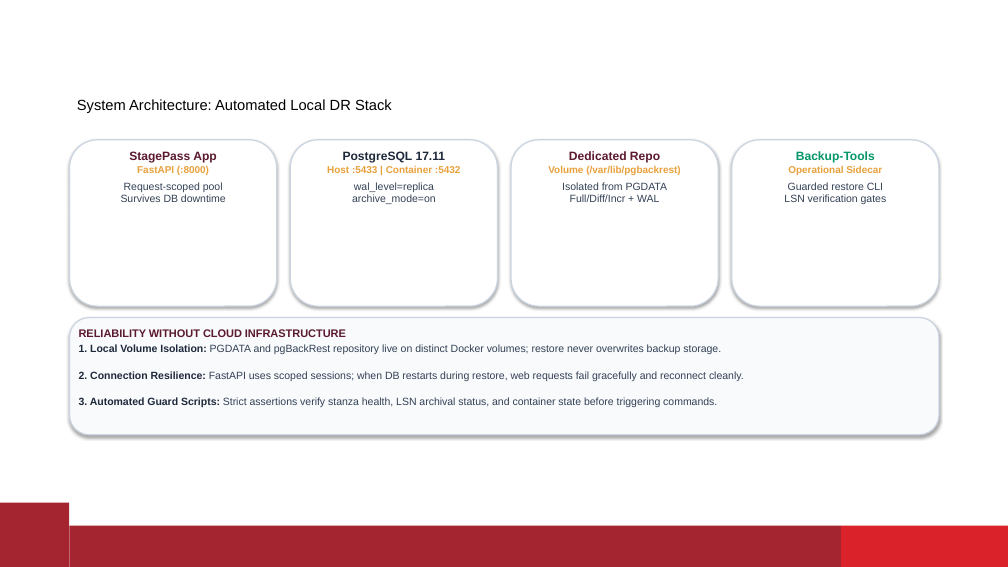
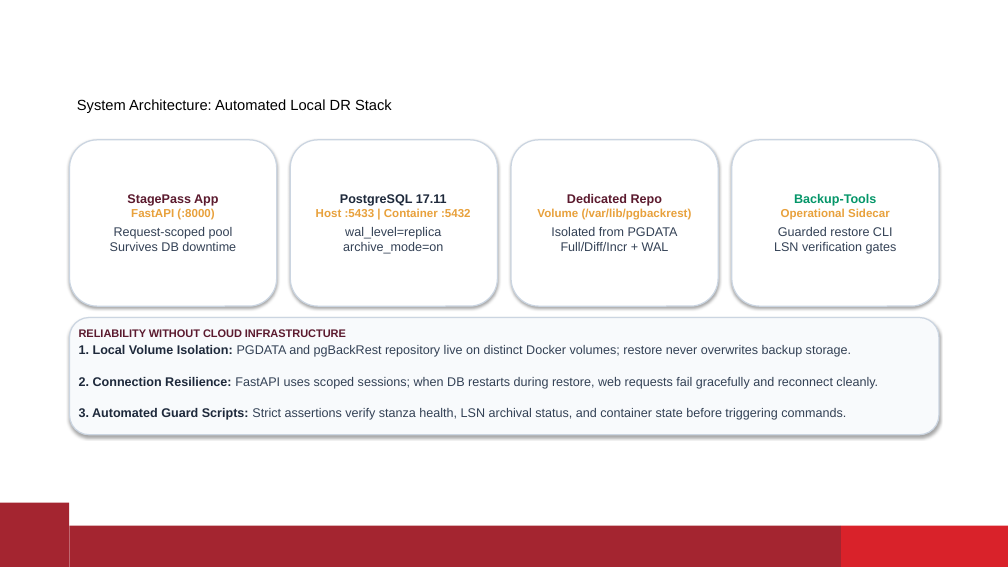
Before and after one commit to Aaryan-Sharma-5/devops_ia, a slide deck: slide 6 of docs/pgbackrest_ia_presentation.pptx. Drawn at 1008x567 pixels with LibreOffice and Linux fonts; fonts in the diff are those of the drawing; background and template pictures are left out. Boxes give left, top, right and bottom in pixels: in the first picture for what was removed or moved away, otherwise in the second. Text is boxed around its words. In the diff, an @@ line names an element or a change of style, - is before the commit and + after.

Commit message:
feat: add pgbackrest case study presentation, report, benchmark results, and build scripts

```diff
--- a/docs/pgbackrest_ia_presentation.pptx
+++ b/docs/pgbackrest_ia_presentation.pptx
@@ text "StagePass App": place and size @@
-text "StagePass App" at [121,151,226,202]
+text "StagePass App" at [110,194,236,251]
@@ text "StagePass App" at [110,194,236,251]: size 11.5 to 12 pt in "StagePass App"; size 9.5 to 11 pt in "FastAPI (:8000)"; size 10 to 12 pt in "Request-scoped pool Survives DB downtime" @@
@@ text "PostgreSQL 17.11": place and size @@
-text "PostgreSQL 17.11" at [327,151,460,204]
+text "PostgreSQL 17.11" at [316,194,471,254]
@@ text "PostgreSQL 17.11" at [316,194,471,254]: size 11.5 to 12 pt in "PostgreSQL 17.11"; size 9.5 to 11 pt in "Host :5433 | Container :5432"; size 10 to 12 pt in "wal_level=replica archive_mode=on" @@
@@ text "Dedicated Repo": place and size @@
-text "Dedicated Repo" at [548,151,681,202]
+text "Dedicated Repo" at [537,194,692,251]
@@ text "Dedicated Repo" at [537,194,692,251]: size 11.5 to 12 pt in "Dedicated Repo"; size 9.5 to 11 pt in "Volume (/var/lib/pgbackrest)"; size 10 to 12 pt in "Isolated from PGDATA Full/Diff/Incr + WAL" @@
@@ text "Backup-Tools": place and size @@
-text "Backup-Tools" at [784,151,887,204]
+text "Backup-Tools" at [774,194,897,254]
@@ text "Backup-Tools" at [774,194,897,254]: size 11.5 to 12 pt in "Backup-Tools"; size 9.5 to 11 pt in "Operational Sidecar"; size 10 to 12 pt in "Guarded restore CLI LSN verification gates" @@
@@ text at [79,345,878,420]: size 10 to 12 pt @@
```
Also in this commit, not shown: 11 other slides changed, 13 other files.
